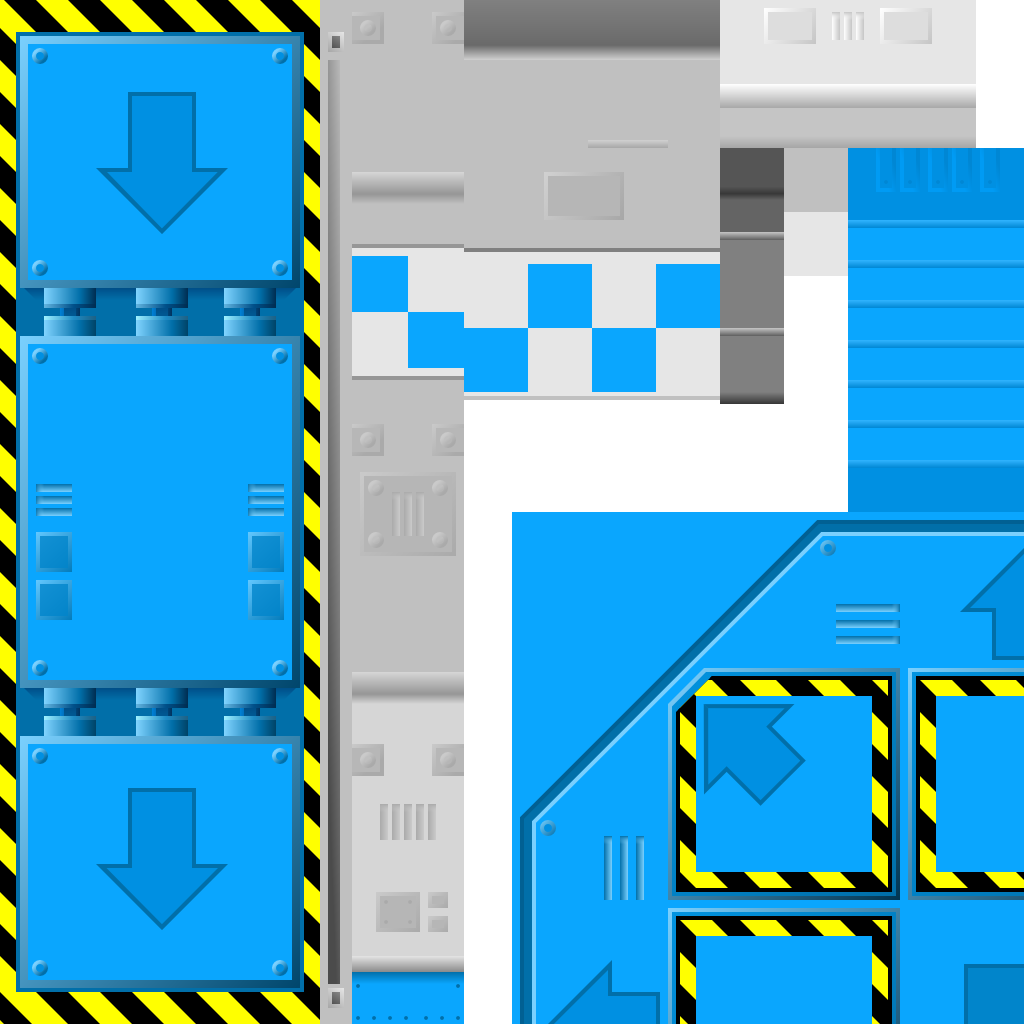
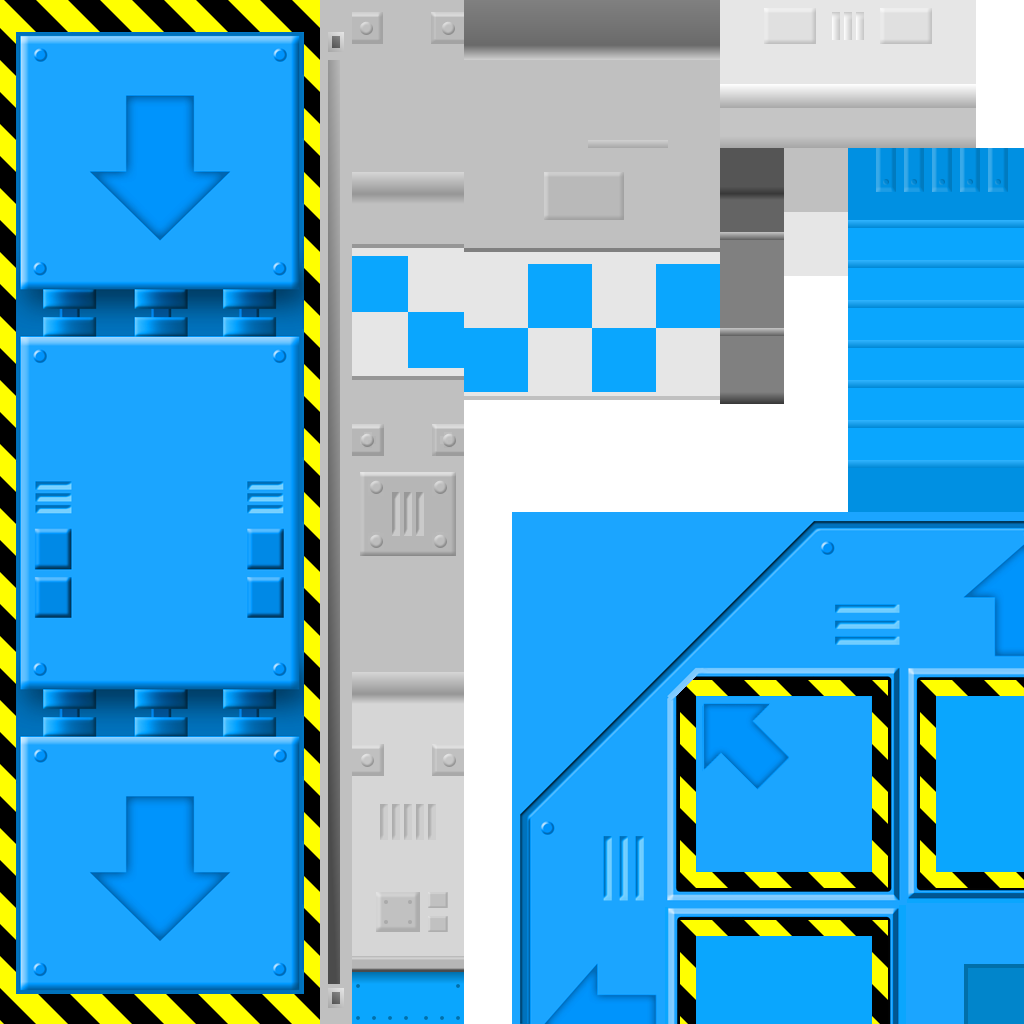
Comparing the layer stacks of the two w=1024, h=1024 images. Changes:
painted on "09" over [512, 512, 1024, 1024]
painted on "08" over [876, 148, 1008, 192]
painted on "05" over [764, 8, 932, 44]
painted on "04" over [544, 172, 624, 220]
painted on "03" over [352, 12, 464, 972]
painted on "01" over [0, 0, 320, 1024]
